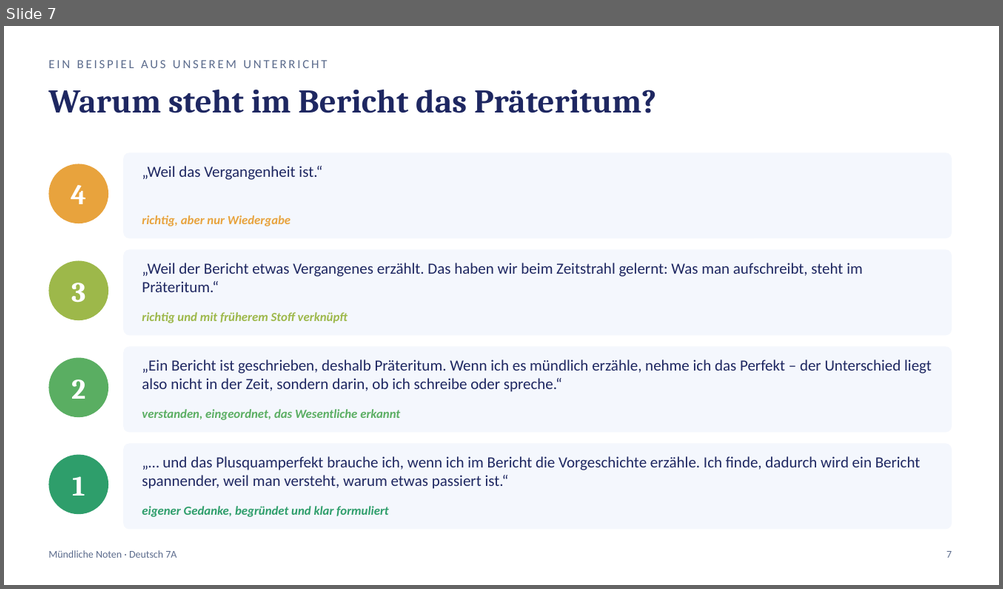
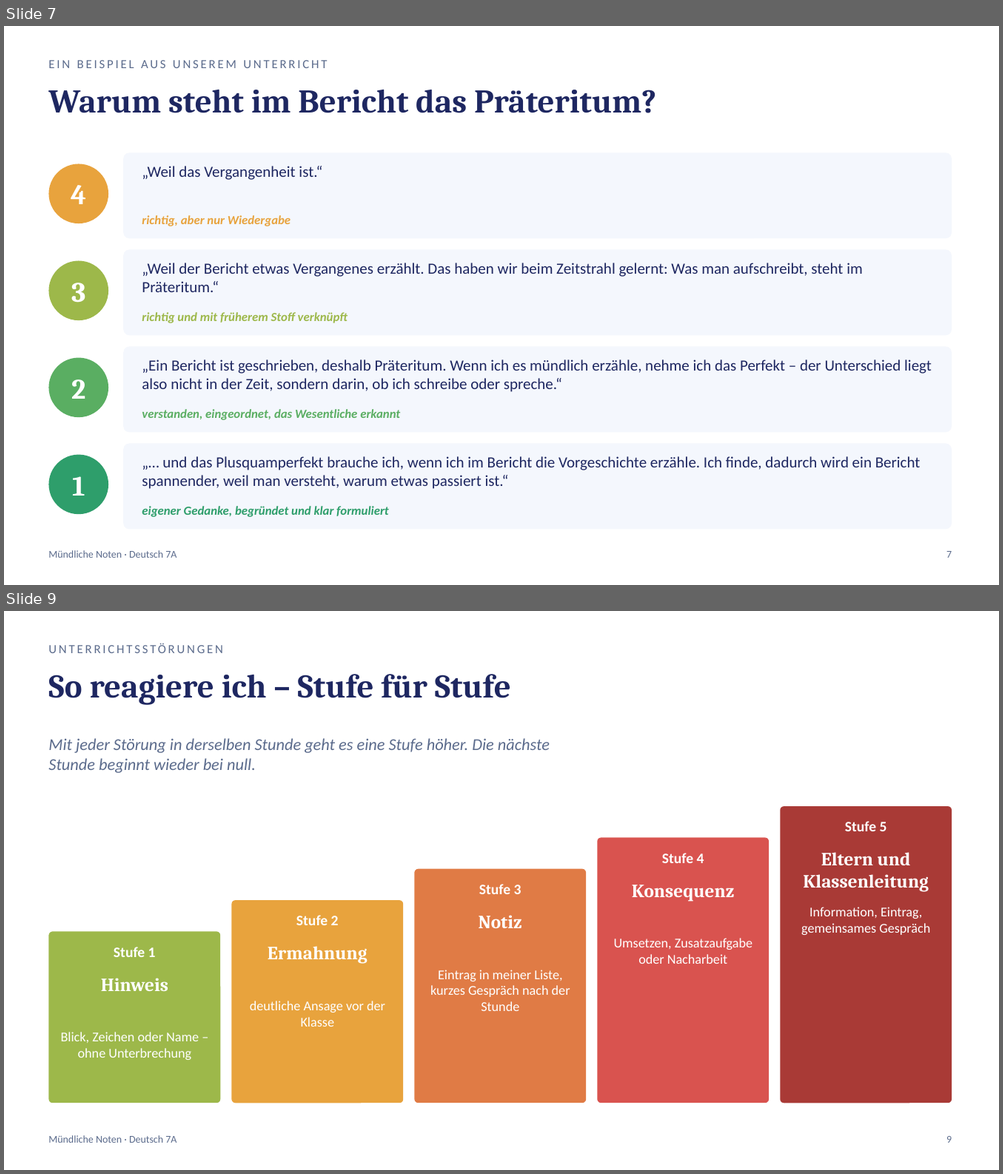
Before and after one commit to golzkonstantin-gif/Schule, a slide deck: Deutsch_7A/Mitarbeit/Muendliche_Noten_Kriterien.pptx. Shown one above the other, each under a label of ours: slide 7 before the commit, slides 7 and 9 after it; the slides between them are not shown. The pictures are 1003x589 and 1003x1174 pixels, drawn with LibreOffice and Linux fonts; fonts in the diff are those of the drawing. Boxes give left, top, right and bottom in pixels: in the first picture for what was removed or moved away, otherwise in the second. Text is boxed around its words. In the diff, an @@ line names an element or a change of style, - is before the commit and + after.

```diff
--- a/Deutsch_7A/Mitarbeit/Muendliche_Noten_Kriterien.pptx
+++ b/Deutsch_7A/Mitarbeit/Muendliche_Noten_Kriterien.pptx
@@ slide 9 added at (x1=4, y1=611, x2=999, y2=1170), background #FFFFFF @@
@@ text added at (x1=48, y1=643, x2=223, y2=653), 12 pt, text #5B6B8C @@
+UNTERRICHTSSTÖRUNGEN
@@ text added at (x1=48, y1=674, x2=511, y2=705), 32 pt, text #1E2761, bold @@
+So reagiere ich – Stufe für Stufe
@@ text added at (x1=48, y1=738, x2=549, y2=773), 16 pt, text #5B6B8C, italic @@
+Mit jeder Störung in derselben Stunde geht es eine Stufe höher. Die nächste Stunde beginnt wieder bei null.
@@ rounded rectangle added at (x1=780, y1=806, x2=951, y2=1103), fill #A93A36 @@
@@ text added at (x1=845, y1=821, x2=887, y2=832), 14 pt, text #FFFFFF, bold @@
+Stufe 5
@@ rounded rectangle added at (x1=597, y1=838, x2=768, y2=1103), fill #D9534F @@
@@ text added at (x1=662, y1=853, x2=704, y2=863), 14 pt, text #FFFFFF, bold @@
+Stufe 4
@@ text added at (x1=802, y1=852, x2=928, y2=892), 18 pt, text #FFFFFF, bold @@
+Eltern und Klassenleitung
@@ rounded rectangle added at (x1=415, y1=869, x2=586, y2=1103), fill #E07B45 @@
@@ text added at (x1=479, y1=884, x2=521, y2=894), 14 pt, text #FFFFFF, bold @@
+Stufe 3
@@ text added at (x1=632, y1=885, x2=734, y2=902), 18 pt, text #FFFFFF, bold @@
+Konsequenz
@@ rounded rectangle added at (x1=232, y1=900, x2=403, y2=1103), fill #E8A33D @@
@@ text added at (x1=296, y1=915, x2=338, y2=925), 14 pt, text #FFFFFF, bold @@
+Stufe 2
@@ text added at (x1=478, y1=915, x2=522, y2=928), 18 pt, text #FFFFFF, bold @@
+Notiz
@@ text added at (x1=801, y1=907, x2=930, y2=935), 13 pt, text #FFFFFF @@
+Information, Eintrag, gemeinsames Gespräch
@@ rounded rectangle added at (x1=48, y1=932, x2=220, y2=1103), fill #9DB84A @@
@@ text added at (x1=614, y1=938, x2=752, y2=964), 13 pt, text #FFFFFF @@
+Umsetzen, Zusatzaufgabe oder Nacharbeit
@@ text added at (x1=114, y1=947, x2=156, y2=957), 14 pt, text #FFFFFF, bold @@
+Stufe 1
@@ text added at (x1=267, y1=946, x2=367, y2=964), 18 pt, text #FFFFFF, bold @@
+Ermahnung
@@ text added at (x1=101, y1=978, x2=168, y2=991), 18 pt, text #FFFFFF, bold @@
+Hinweis
@@ text added at (x1=430, y1=970, x2=570, y2=1011), 13 pt, text #FFFFFF @@
+Eintrag in meiner Liste, kurzes Gespräch nach der Stunde
@@ text added at (x1=250, y1=1001, x2=385, y2=1027), 13 pt, text #FFFFFF @@
+deutliche Ansage vor der Klasse
@@ text added at (x1=61, y1=1032, x2=199, y2=1060), 13 pt, text #FFFFFF @@
+Blick, Zeichen oder Name – ohne Unterbrechung
@@ text added at (x1=48, y1=1136, x2=176, y2=1143), 10 pt, text #5B6B8C @@
+Mündliche Noten · Deutsch 7A
@@ text added at (x1=946, y1=1136, x2=951, y2=1143), 10 pt, text #5B6B8C @@
+9
```
Also in this commit, not shown: 2 slides changed, 1 other slide added, 3 other files.
